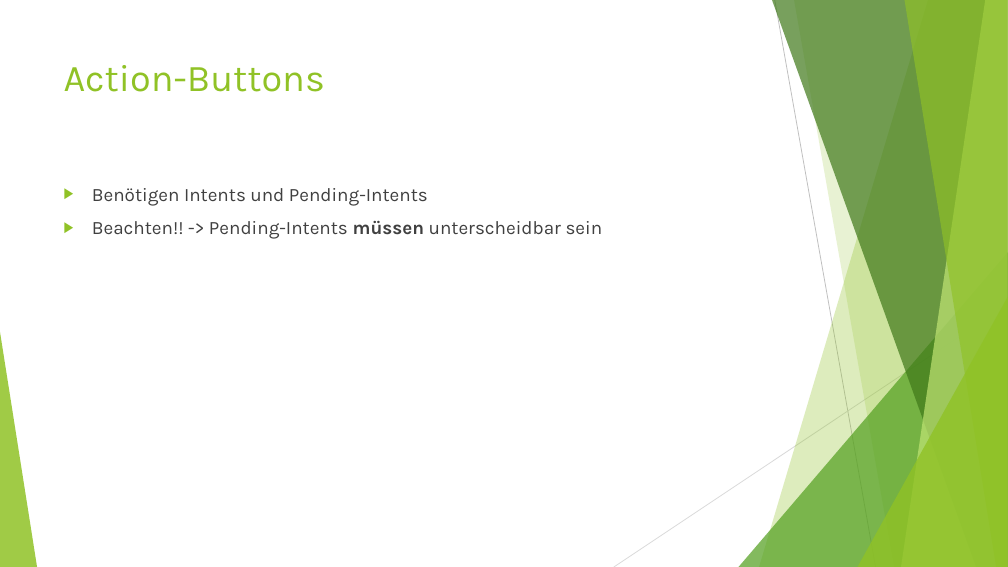
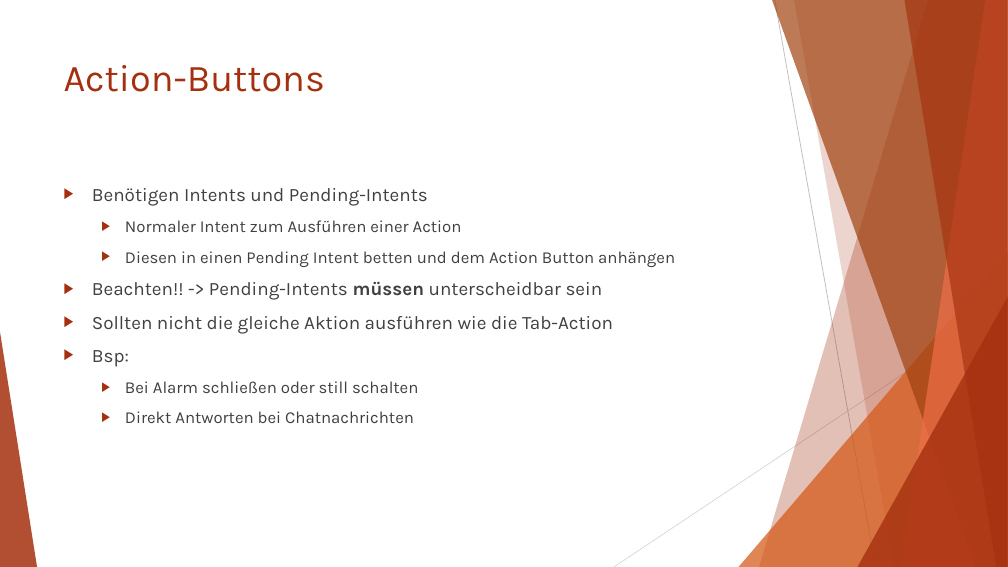
Before and after one commit to Cayleb-Ordo/Notification-Demo, a slide deck: slide 7 of Dokumentation/Präsentation/Push-Notifications.pptx (slide 6 before the commit). Drawn at 1008x567 pixels with LibreOffice and Linux fonts; fonts in the diff are those of the drawing. Boxes give left, top, right and bottom in pixels: in the first picture for what was removed or moved away, otherwise in the second. Text is boxed around its words. In the diff, an @@ line names an element or a change of style, - is before the commit and + after.

```diff
--- a/Dokumentation/Präsentation/Push-Notifications.pptx
+++ b/Dokumentation/Präsentation/Push-Notifications.pptx
@@ freeform shape at (759,0,1008,567): fill #90C226 at 30% opacity to #A5300F at 30% opacity @@
@@ freeform shape at (772,0,1008,567): fill #3F7819 at 70% opacity to #A04210 at 70% opacity @@
@@ freeform shape at (794,0,1008,567): fill #90C226 at 20% opacity to #A5300F at 20% opacity @@
@@ freeform shape at (901,0,1008,567): fill #C0E474 at 70% opacity to #EE6E4A at 70% opacity @@
@@ freeform shape at (904,0,1008,567): fill #90C226 at 65% opacity to #A5300F at 65% opacity @@
@@ title "Action-Buttons" at (64,65,325,92): text colour #90C226 to #A5300F @@
@@ text at (92,188,603,300): bullet colour #90C226 to #A5300F @@
@@ text at (125,220,675,267): paragraphs added @@
+  ▶ Normaler Intent zum Ausführen einer Action
+  ▶ Diesen in einen Pending Intent betten und dem Action Button anhängen
@@ triangle at (739,252,1008,567): fill #54A021 at 72% opacity to #D55816 at 72% opacity @@
@@ triangle at (858,297,1008,567): fill #90C226 at 80% opacity to #A5300F at 80% opacity @@
@@ text at (92,316,613,423): paragraphs added @@
+▶ Sollten nicht die gleiche Aktion ausführen wie die Tab-Action
+▶ Bsp:
+  ▶ Bei Alarm schließen oder still schalten
+  ▶ Direkt Antworten bei Chatnachrichten
@@ triangle at (0,332,37,567): fill #90C226 at 85% opacity to #A5300F at 85% opacity @@
```
Also in this commit, not shown: 12 other slides changed, 2 slides added, 7 other files.
